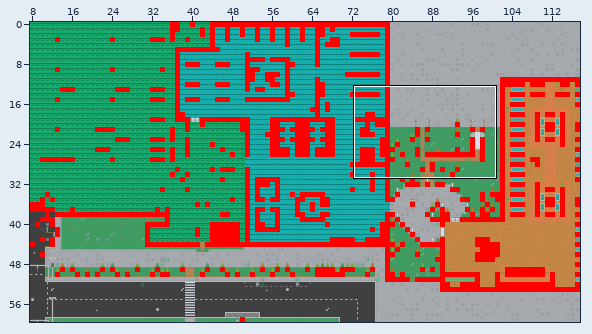
A Tiled map gets an edit: app/assets/MapLib.tmx. The first picture is a wide view before the edit; the outline marks the close-up.
Close-up. The starting point:
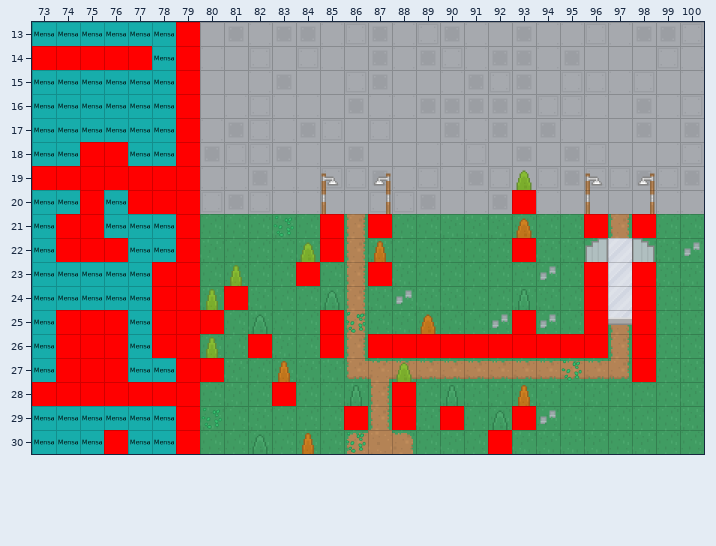
Cells are 64x64 px. Shown: x 73..100, y 13..30. The commit also changed other parts of the map, which this record leaves out.
Once edited:
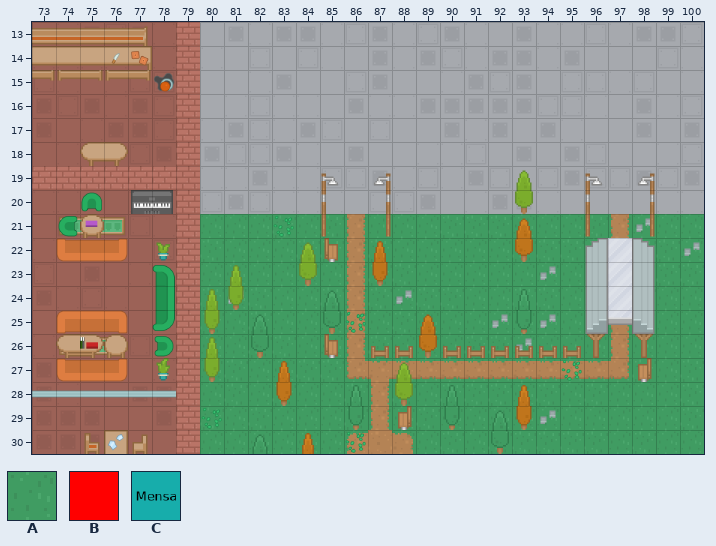
Key: from "City": A 888; from "Collision": B 0; from "Level": C 1.
_ is an empty cell.
Change:
{"where": "layer \"Ground\""}
{"y":23,"x":98,"old":"_","new":"A"}
{"where": "layer \"Level\" (now hidden)"}
{"y":13,"x":73,"old":"CCCCCC","new":"______"}
{"y":14,"x":78,"old":"C","new":"_"}
{"y":15,"x":73,"old":"CCCCCC","new":"______"}
{"y":16,"x":73,"old":"CCCCCC","new":"______"}
{"y":17,"x":73,"old":"CCCCCC","new":"______"}
{"y":18,"x":73,"old":"CC","new":"__"}
{"y":18,"x":77,"old":"CC","new":"__"}
{"y":20,"x":73,"old":"CC","new":"__"}
{"y":20,"x":76,"old":"C","new":"_"}
{"y":21,"x":73,"old":"C","new":"_"}
{"y":21,"x":76,"old":"CCC","new":"___"}
{"y":22,"x":73,"old":"C","new":"_"}
{"y":22,"x":77,"old":"CC","new":"__"}
{"y":23,"x":73,"old":"CCCCC","new":"_____"}
{"y":24,"x":73,"old":"CCCCC","new":"_____"}
{"y":25,"x":73,"old":"C","new":"_"}
{"y":25,"x":77,"old":"C","new":"_"}
{"y":26,"x":73,"old":"C","new":"_"}
{"y":26,"x":77,"old":"C","new":"_"}
{"y":27,"x":73,"old":"C","new":"_"}
{"y":27,"x":77,"old":"CC","new":"__"}
{"y":29,"x":73,"old":"CCCCCC","new":"______"}
{"y":30,"x":73,"old":"CCC","new":"___"}
{"y":30,"x":77,"old":"CC","new":"__"}
{"where": "layer \"Collision\" (now hidden)"}
{"y":13,"x":79,"old":"B","new":"_"}
{"y":14,"x":73,"old":"BBBBB","new":"_____"}
{"y":14,"x":79,"old":"B","new":"_"}
{"y":15,"x":79,"old":"B","new":"_"}
{"y":16,"x":79,"old":"B","new":"_"}
{"y":17,"x":79,"old":"B","new":"_"}
{"y":18,"x":75,"old":"BB","new":"__"}
{"y":18,"x":79,"old":"B","new":"_"}
{"y":19,"x":73,"old":"BBBBBBB","new":"_______"}
{"y":20,"x":75,"old":"B","new":"_"}
{"y":20,"x":77,"old":"BBB","new":"___"}
{"y":20,"x":93,"old":"B","new":"_"}
{"y":21,"x":74,"old":"BB","new":"__"}
{"y":21,"x":79,"old":"B","new":"_"}
{"y":21,"x":85,"old":"B","new":"_"}
{"y":21,"x":87,"old":"B","new":"_"}
{"y":21,"x":96,"old":"B","new":"_"}
{"y":21,"x":98,"old":"B","new":"_"}
{"y":22,"x":74,"old":"BBB","new":"___"}
{"y":22,"x":79,"old":"B","new":"_"}
{"y":22,"x":85,"old":"B","new":"_"}
{"y":22,"x":93,"old":"B","new":"_"}
{"y":23,"x":78,"old":"BB","new":"__"}
{"y":23,"x":84,"old":"B","new":"_"}
{"y":23,"x":87,"old":"B","new":"_"}
{"y":23,"x":96,"old":"B","new":"_"}
{"y":23,"x":98,"old":"B","new":"_"}
{"y":24,"x":78,"old":"BB","new":"__"}
{"y":24,"x":81,"old":"B","new":"_"}
{"y":24,"x":96,"old":"B","new":"_"}
{"y":24,"x":98,"old":"B","new":"_"}
{"y":25,"x":74,"old":"BBB","new":"___"}
{"y":25,"x":78,"old":"BBB","new":"___"}
{"y":25,"x":85,"old":"B","new":"_"}
{"y":25,"x":93,"old":"B","new":"_"}
{"y":25,"x":96,"old":"B","new":"_"}
{"y":25,"x":98,"old":"B","new":"_"}
{"y":26,"x":74,"old":"BBB","new":"___"}
{"y":26,"x":78,"old":"BB","new":"__"}
{"y":26,"x":82,"old":"B","new":"_"}
{"y":26,"x":85,"old":"B","new":"_"}
{"y":26,"x":87,"old":"BBBBBBBBBB","new":"__________"}
{"y":26,"x":98,"old":"B","new":"_"}
{"y":27,"x":74,"old":"BBB","new":"___"}
{"y":27,"x":79,"old":"BB","new":"__"}
{"y":27,"x":98,"old":"B","new":"_"}
{"y":28,"x":73,"old":"BBBBBBB","new":"_______"}
{"y":28,"x":83,"old":"B","new":"_"}
{"y":28,"x":88,"old":"B","new":"_"}
{"y":29,"x":79,"old":"B","new":"_"}
{"y":29,"x":86,"old":"B","new":"_"}
{"y":29,"x":88,"old":"B","new":"_"}
{"y":29,"x":90,"old":"B","new":"_"}
{"y":29,"x":93,"old":"B","new":"_"}
{"y":30,"x":76,"old":"B","new":"_"}
{"y":30,"x":79,"old":"B","new":"_"}
{"y":30,"x":92,"old":"B","new":"_"}
